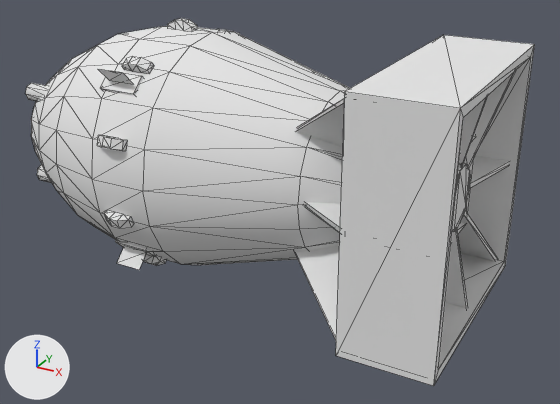
The OBJ model src/main/resources/assets/hbm/models/bombs/fatman.obj, before and after one commit.
Before and after are seen from a 50 mm camera at (2.93, -4.05, 2.5) aimed at (0.7, 0.02, 0.47). The axes (+X, +Y, +Z) are drawn at lower left. The lights are the same throughout. The picture after the commit comes second. Mesh edges are drawn as thin lines. Where no turn or scale is listed for an object, it has been applied to the vertices.

In view in the first picture: 'fatman_Cylinder'.
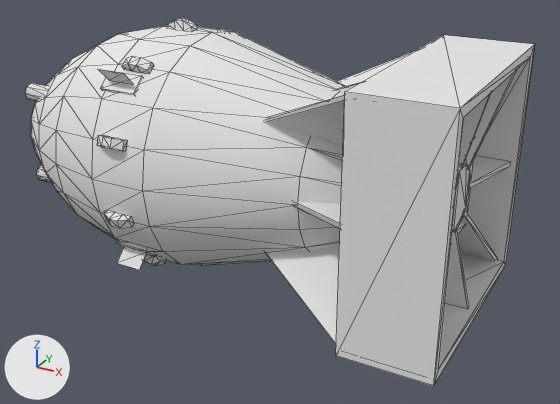
Location of each change, (x1, y1, x2, y2) in pixels of the pictures (560 x 404 px; the box of a moved part takes in the faces that stretch with it):
part 1 of me_fatman_cylinder, moved or reshaped: before (295, 99, 467, 340); after (264, 51, 467, 344)
part 2 of me_fatman_cylinder, moved or reshaped: before (469, 156, 509, 189); after (469, 156, 511, 189)
part 3 of me_fatman_cylinder, moved or reshaped: before (459, 96, 488, 167); after (336, 83, 490, 167)
part 4 of me_fatman_cylinder, moved or reshaped: before (445, 229, 467, 308); after (445, 229, 469, 308)
part 5 of me_fatman_cylinder, moved or reshaped: before (305, 202, 341, 233); after (294, 202, 341, 229)

The change, as a diff of the scene's bpy script:
```diff
--- a/src/main/resources/assets/hbm/models/bombs/fatman.obj.py
+++ b/src/main/resources/assets/hbm/models/bombs/fatman.obj.py
@@ me_fatman_cylinder @@
 me_fatman_cylinder.from_pydata(...)  # 804 vertices, 1312 faces; spans x -1.22..2.03, y -0.81..0.81, z -0.09..1.59
 # used by ob_fatman_cylinder; location = (0.0, 0.0, 0.0)
+# me_fatman_cylinder part 1: all 16 vertices in x 0.67, y -0.19..0.19, z 0.56..0.94 are moved by (-0.44, 0.0, 0.0)
+# me_fatman_cylinder part 2: all 4 vertices in x 1.49..1.99, y 0.74, z 0.73..0.76 are moved by (0.0, -0.05, 0.0)
+# me_fatman_cylinder part 3: all 4 vertices in x 1.49..1.99, y -0.02..0.02, z 1.49 are moved by (0.0, 0.0, -0.05)
+# me_fatman_cylinder part 4: all 4 vertices in x 1.49..1.99, y -0.02..0.02, z 0.01 are moved by (0.0, 0.0, 0.05)
+# me_fatman_cylinder part 5: all 4 vertices in x 1.49..1.99, y -0.74, z 0.73..0.76 are moved by (0.0, 0.05, 0.0)
 me_fatman_cylinder.materials.append(mat_none)
```
